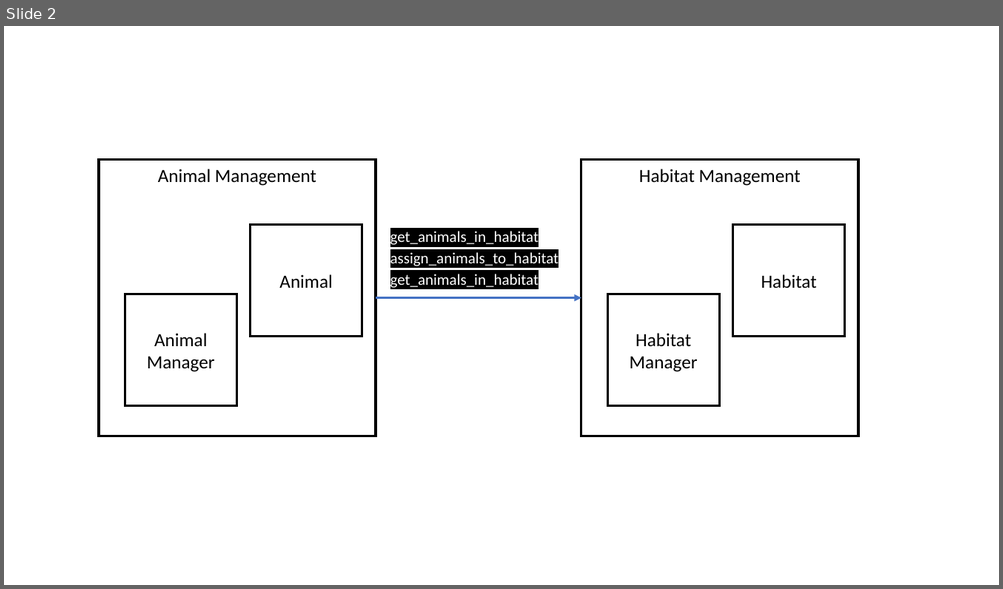
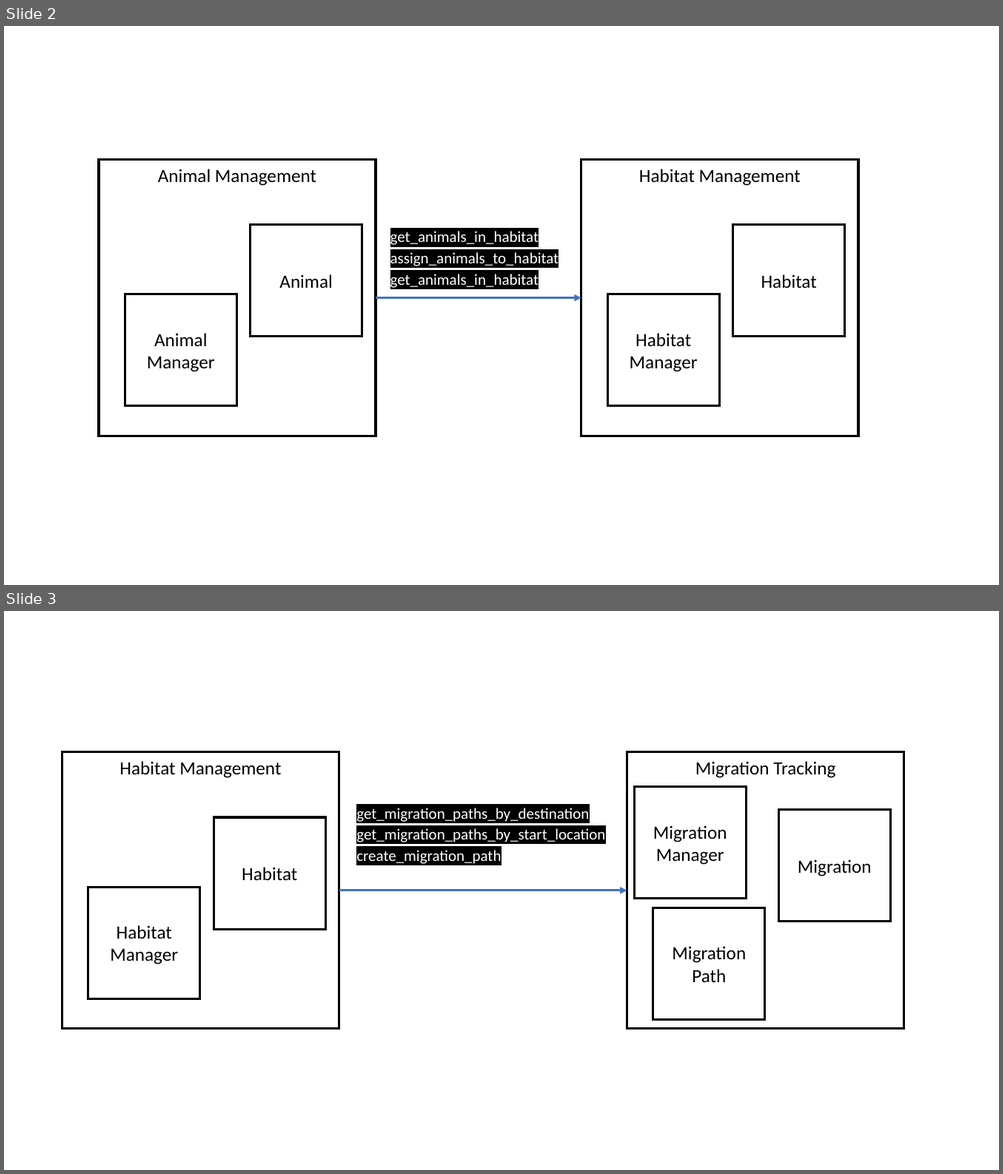
Before and after one commit to ExoticBubble15/cs411-fall-2024-personal, a slide deck: HW/HW3 Design/wildlife_tracker/Dependencies.pptx. Shown one above the other, each under a label of ours: slide 2 before the commit, slides 2 and 3 after it. The pictures are 1003x589 and 1003x1174 pixels, drawn with LibreOffice and Linux fonts; fonts in the diff are those of the drawing. Boxes give left, top, right and bottom in pixels: in the first picture for what was removed or moved away, otherwise in the second. Text is boxed around its words. In the diff, an @@ line names an element or a change of style, - is before the commit and + after.

Commit message:
added migration/habitat dependencies

```diff
--- a/HW/HW3 Design/wildlife_tracker/Dependencies.pptx
+++ b/HW/HW3 Design/wildlife_tracker/Dependencies.pptx
@@ slide 3 added at [4,611,999,1170], background #FFFFFF @@
@@ rectangle added at [62,752,339,1029], outline #000000 2.25 pt, 18 pt, text #000000 @@
+Habitat Management
@@ rectangle added at [627,752,904,1029], outline #000000 2.25 pt, 18 pt, text #000000 @@
+Migration Tracking
@@ rectangle added at [634,787,745,899], outline #000000 2.25 pt, 18 pt, text #000000 @@
+Migration Manager
@@ text added at [356,808,605,864], 15 pt, text #FFFFFF @@
+get_migration_paths_by_destination
+get_migration_paths_by_start_location
+create_migration_path
@@ rectangle added at [779,809,891,921], outline #000000 2.25 pt, 18 pt, text #000000 @@
+Migration
@@ rectangle added at [213,817,326,930], outline #000000 2.25 pt, 18 pt, text #000000 @@
+Habitat
@@ rectangle added at [88,887,200,999], outline #000000 2.25 pt, 18 pt, text #000000 @@
+Habitat Manager
@@ arrow added from (339, 891) to (627, 891), #4472C4 2.25 pt @@
@@ rectangle added at [653,908,765,1020], outline #000000 2.25 pt, 18 pt, text #000000 @@
+Migration Path
```
